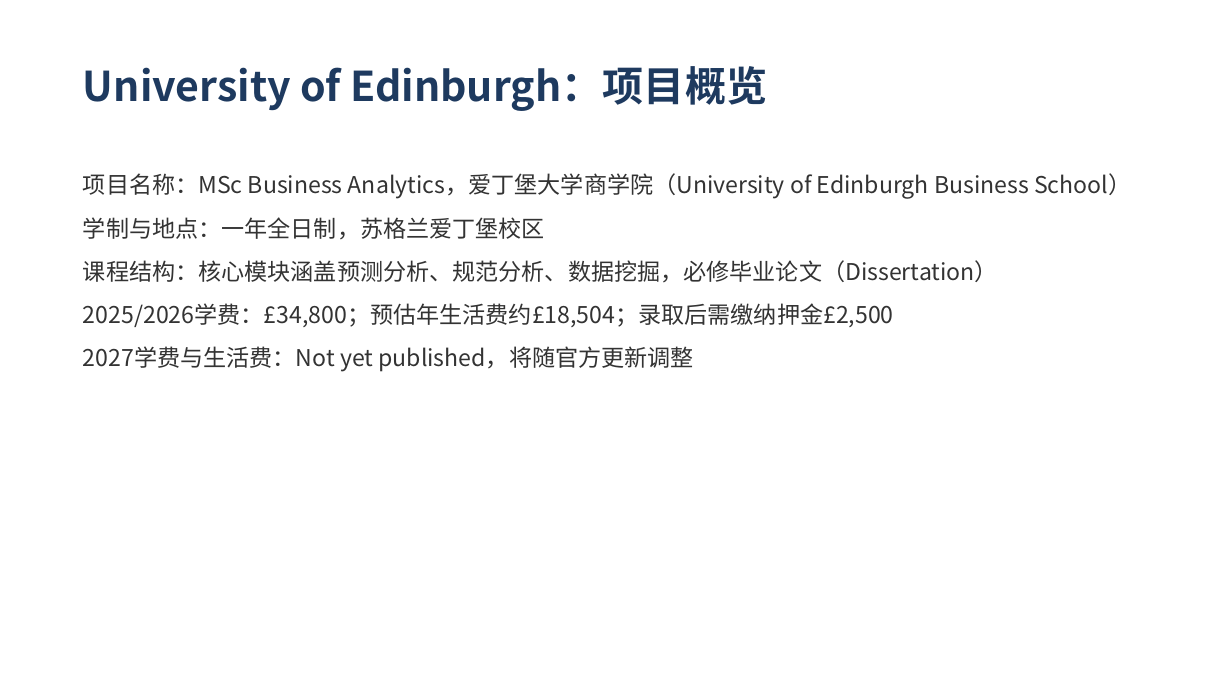
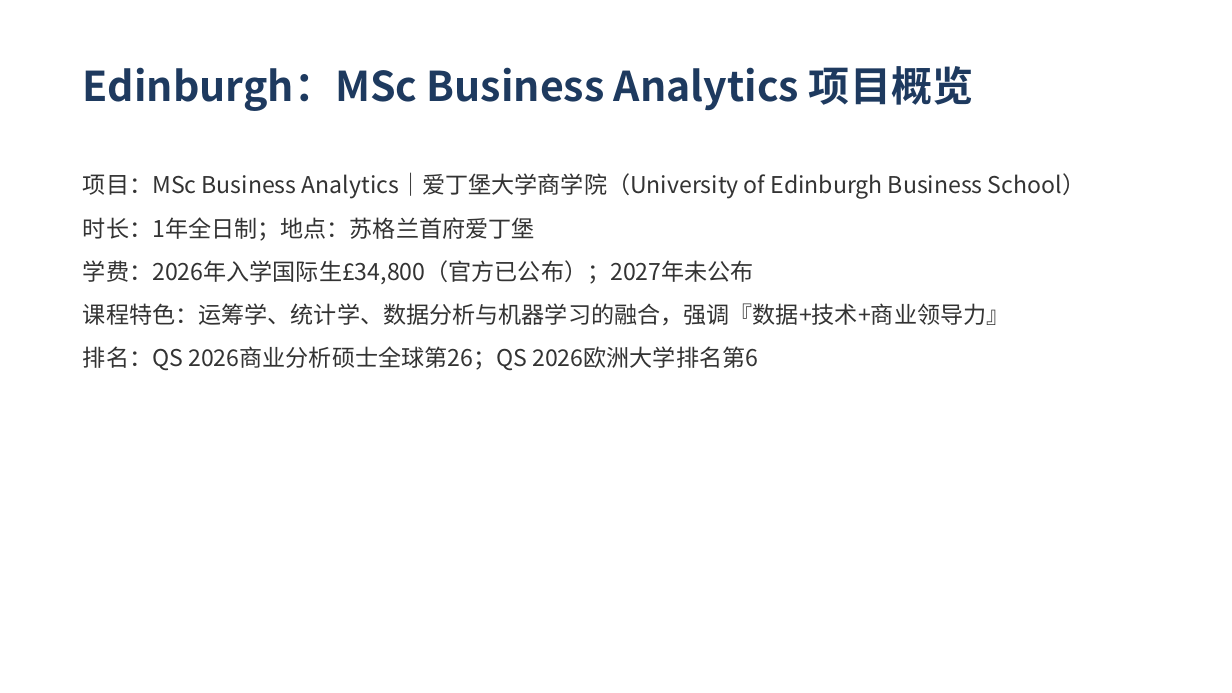
Before and after one commit to SunJenry/PPT_Generator, a slide deck: slide 12 of demo/demo1.pptx (slide 20 before the commit). Drawn at 1232x693 pixels with LibreOffice and Linux fonts; fonts in the diff are those of the drawing. Boxes give left, top, right and bottom in pixels: in the first picture for what was removed or moved away, otherwise in the second. Text is boxed around its words. In the diff, an @@ line names an element or a change of style, - is before the commit and + after.

```diff
--- a/demo/demo1.pptx
+++ b/demo/demo1.pptx
@@ text at (x1=83, y1=66, x2=973, y2=111): text changed @@
-University of Edinburgh：项目概览
+Edinburgh：MSc Business Analytics 项目概览
@@ text at (x1=83, y1=172, x2=1085, y2=371): text changed @@
-项目名称：MSc Business Analytics，爱丁堡大学商学院（University of Edinburgh Business School）
-学制与地点：一年全日制，苏格兰爱丁堡校区
-课程结构：核心模块涵盖预测分析、规范分析、数据挖掘，必修毕业论文（Dissertation）
-2025/2026学费：£34,800；预估年生活费约£18,504；录取后需缴纳押金£2,500
-2027学费与生活费：Not yet published，将随官方更新调整
+项目：MSc Business Analytics｜爱丁堡大学商学院（University of Edinburgh Business School）
+时长：1年全日制；地点：苏格兰首府爱丁堡
+学费：2026年入学国际生£34,800（官方已公布）；2027年未公布
+课程特色：运筹学、统计学、数据分析与机器学习的融合，强调『数据+技术+商业领导力』
+排名：QS 2026商业分析硕士全球第26；QS 2026欧洲大学排名第6
```
Also in this commit, not shown: 13 other slides changed, 13 slides added, 16 slides removed.
